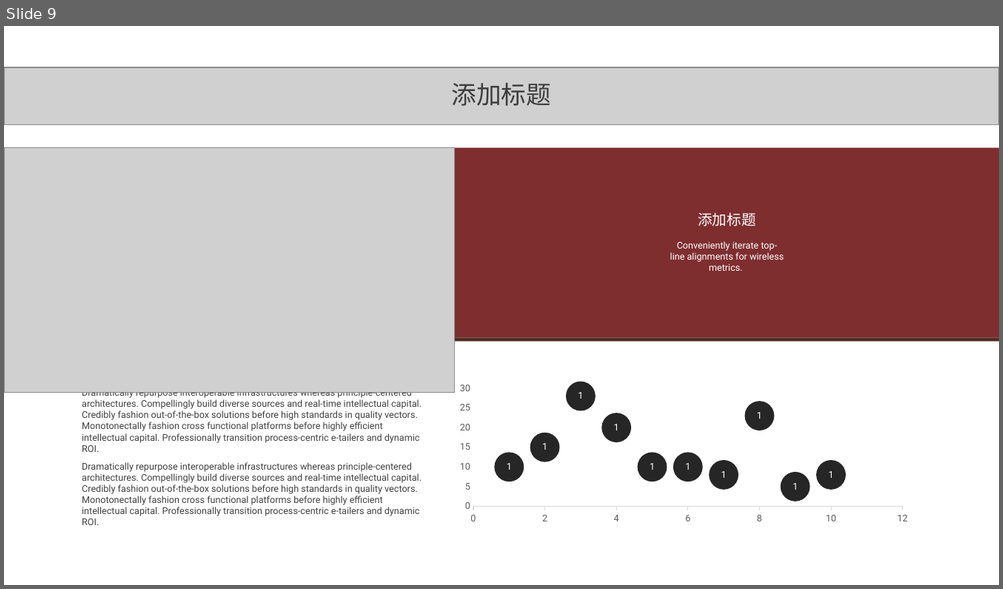
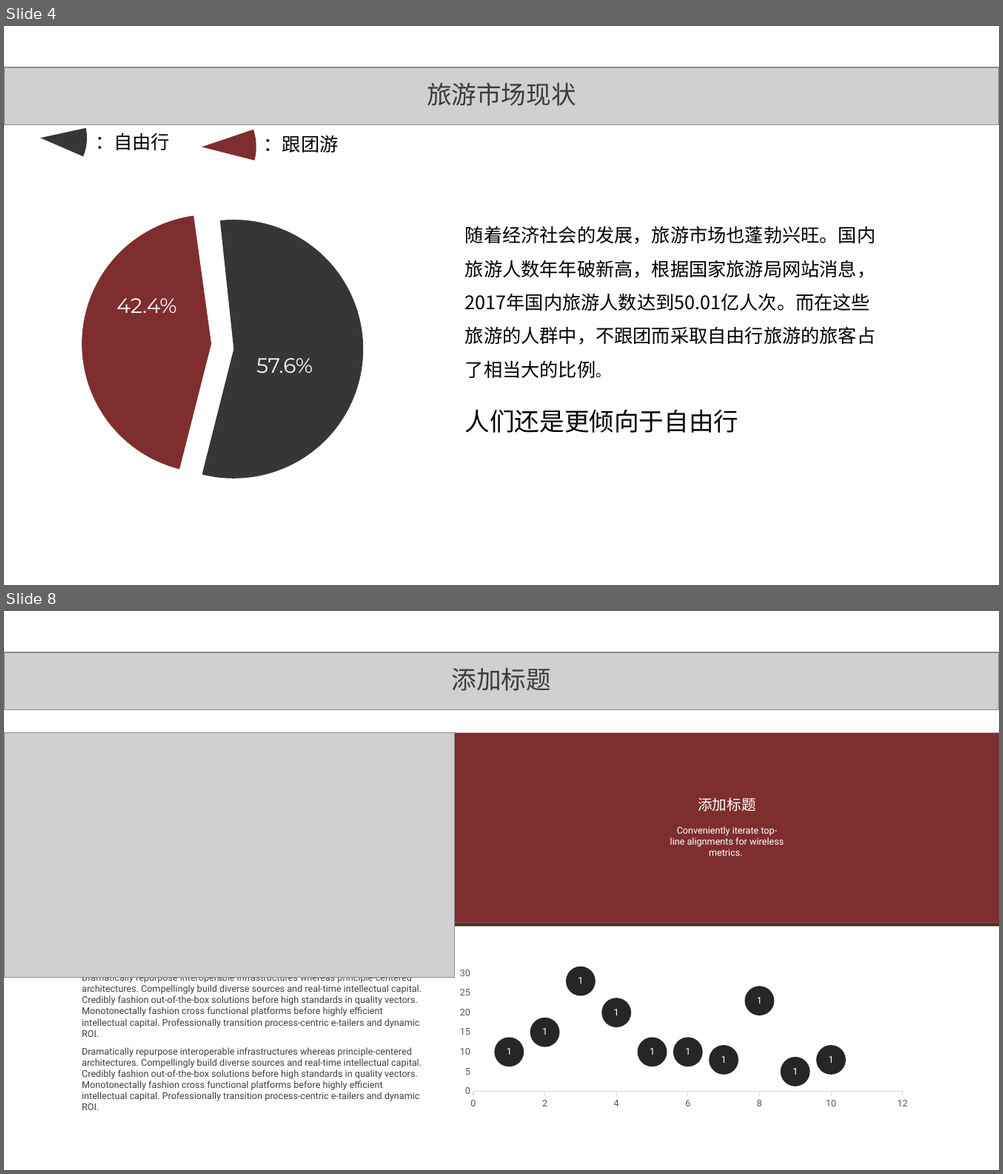
Before and after one commit to aopstudio/Notes, a slide deck: 移动互联导论作业-软件1607-20165018-岑哲栋.pptx. Shown one above the other, each under a label of ours: slide 9 before the commit, slides 4 and 8 after it; the slides between them are not shown. The pictures are 1003x589 and 1003x1174 pixels, drawn with LibreOffice and Linux fonts; fonts in the diff are those of the drawing; grey boxes stand for pictures. Boxes give left, top, right and bottom in pixels: in the first picture for what was removed or moved away, otherwise in the second. Text is boxed around its words. In the diff, an @@ line names an element or a change of style, - is before the commit and + after.

```diff
--- a/移动互联导论作业-软件1607-20165018-岑哲栋.pptx
+++ b/移动互联导论作业-软件1607-20165018-岑哲栋.pptx
@@ slide 4 added at box(4, 26, 999, 585), background #FFFFFF @@
@@ picture added at box(4, 67, 999, 125) @@
@@ pie slice (boxed as its full ellipse) added at box(4, 91, 87, 186), fill #363636 @@
@@ text added at box(427, 83, 576, 106), 24 pt, text #3C3C3C @@
+旅游市场现状
@@ pie slice (boxed as its full ellipse) added at box(148, 93, 257, 201), fill #7F2E30 @@
@@ text added at box(95, 133, 170, 150), 18 pt, text #000000 @@
+：自由行
@@ text added at box(264, 136, 338, 153), 18 pt, text #000000 @@
+：跟团游
@@ pie slice (boxed as its full ellipse) added at box(82, 215, 341, 474), fill #7F2E30 @@
@@ pie slice (boxed as its full ellipse) added at box(104, 220, 363, 479), fill #363636 @@
@@ text added at box(465, 226, 875, 378), 18 pt, text #000000 @@
+随着经济社会的发展，旅游市场也蓬勃兴旺。国内旅游人数年年破新高，根据国家旅游局网站消息，2017年国内旅游人数达到50.01亿人次。而在这些旅游的人群中，不跟团而采取自由行旅游的旅客占了相当大的比例。
@@ text added at box(116, 298, 176, 313), 20 pt, text #FFFFFF @@
+42.4%
@@ text added at box(256, 358, 313, 373), 20 pt, text #FFFFFF @@
+57.6%
@@ text added at box(465, 409, 739, 433), 24 pt, text #000000 @@
+人们还是更倾向于自由行
@@ what was slide 9 is now slide 8 @@
```
Also in this commit, not shown: 6 other slides added, 8 slides removed, 4 other files.
